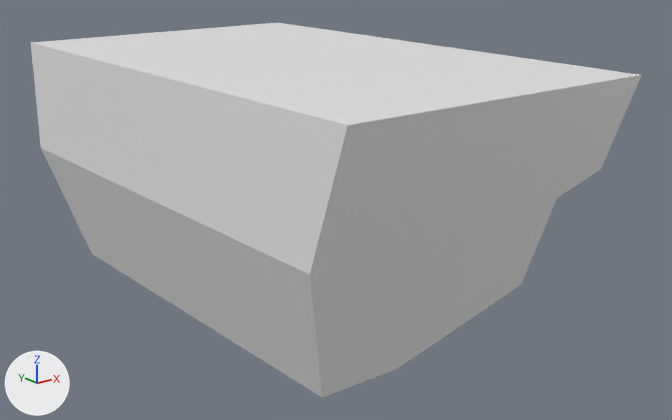
An edit to the FBX model Assets/Graph/Meshes/Blockout/SMB_groundS_A.fbx, drawn before and after from the same camera.
The view is the same before and after, from a camera (50 mm lens) standing at (-15.59, -21.06, 7.37) and looking at (0.62, -0.79, -0.74). The lights are fixed; the arrows at lower left show +X, +Y and +Z. Where no turn or scale is listed for an object, it has been applied to the vertices.

In view in the first picture: 'SMB_groundS_A'.
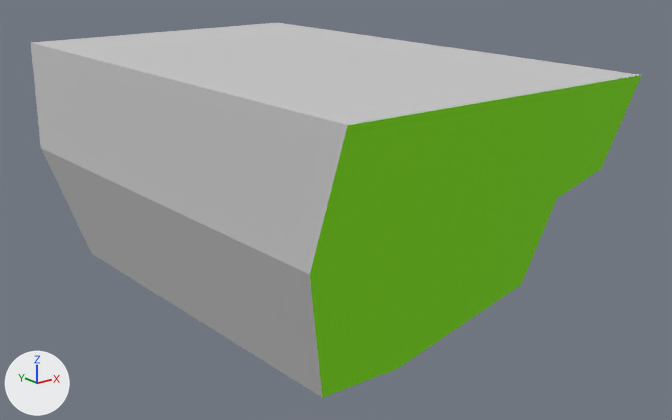
Pixel boxes (x1, y1, x2, y2) of what changed, in the pictures (672 x 420 px):
part 1 of me_mesh, recoloured: (31, 23, 639, 397) in both
part 2 of me_mesh, recoloured (grey to green): (310, 75, 642, 398) in both

What changed in the scene script:
```text
Add mat_rock:
    mat_rock = principled_material('rock')
    mat_rock.base_color = (0.588, 0.588, 0.588)  # light grey #cacaca
    mat_rock.roughness = 0.859
Add mat_grass:
    mat_grass = principled_material('Grass')
    mat_grass.base_color = (0.243, 0.867, 0.0)  # green #87ef00
    mat_grass.roughness = 0.859
Change me_mesh:
    where me_mesh.from_pydata(...)  # 16 vertices, 28 faces; spans x -4.7..4.7, y -7.8..7.8, z -3.7..3.7
    used by ob_smb_grounds_a; location = (0.0, 0.0, 0.0)
    me_mesh part 1: all 16 faces centred in x -4.7..4.7, y -2.6..3.5, z -3.7..3.7 switch from no material to mat_rock (light grey #cacaca)
    me_mesh part 2: all 12 faces centred in x -2.1..1.9, y -7.5..7.8, z -2.3..2.8 switch from no material to mat_grass (green #87ef00)
```
